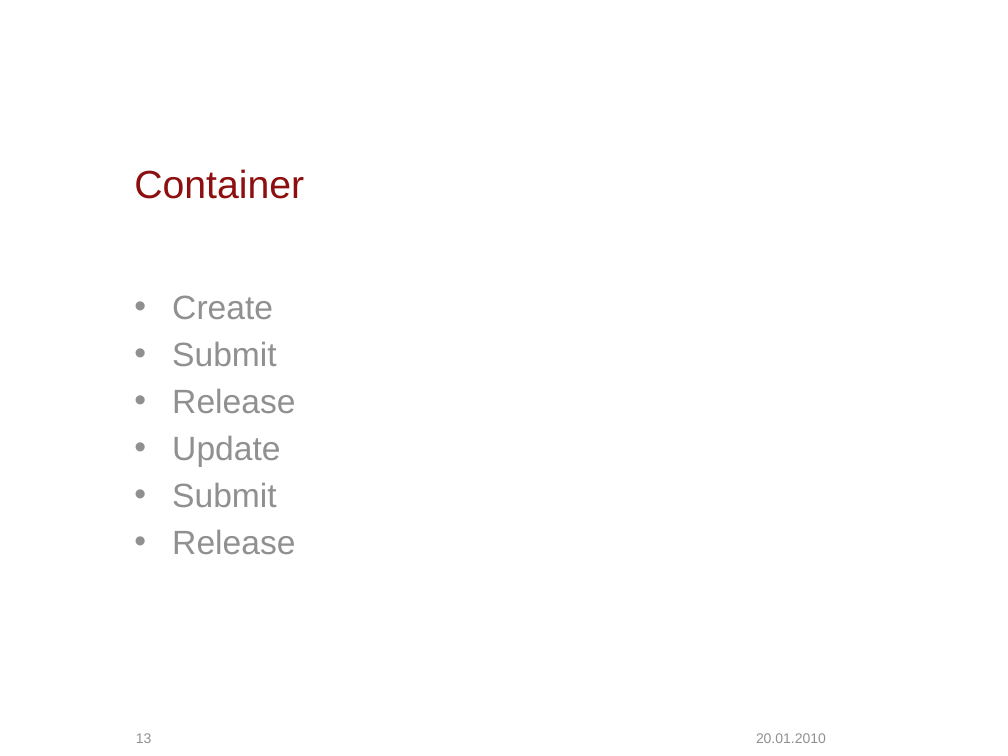
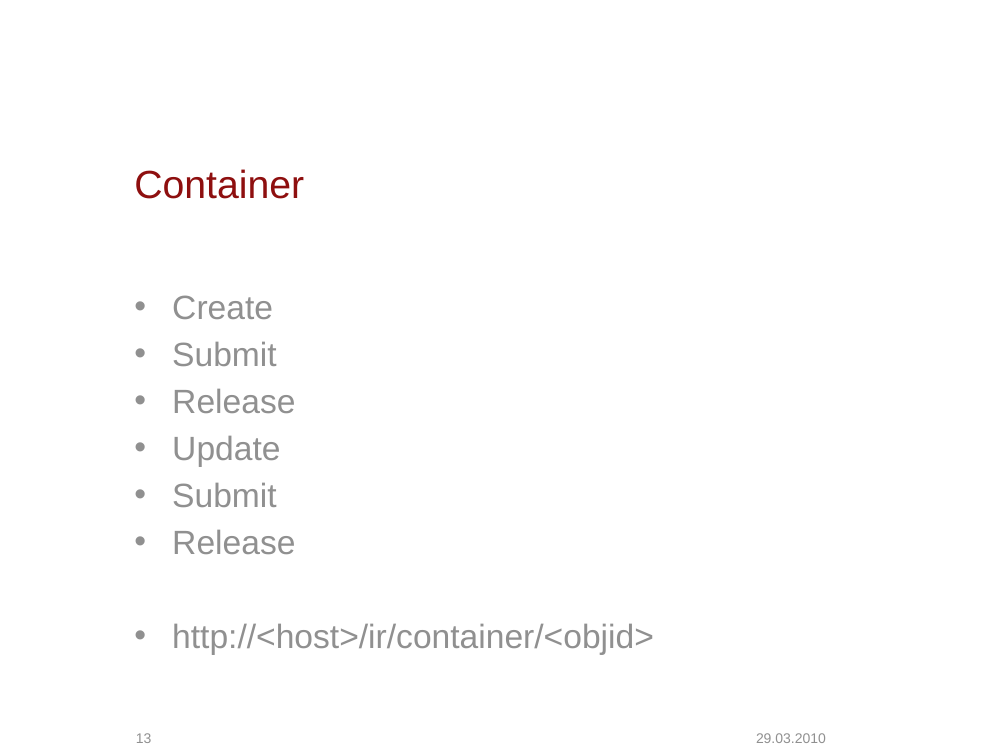
Before and after one commit to escidoc/escidoc-examples-old, a slide deck: slide 13 of doc/presentation.pptx. Drawn at 1008x756 pixels with LibreOffice and Linux fonts; fonts in the diff are those of the drawing; background and template pictures are left out. Boxes give left, top, right and bottom in pixels: in the first picture for what was removed or moved away, otherwise in the second. Text is boxed around its words. In the diff, an @@ line names an element or a change of style, - is before the commit and + after.

```diff
--- a/doc/presentation.pptx
+++ b/doc/presentation.pptx
@@ text at (172, 623, 654, 655): paragraph added @@
+• http://<host>/ir/container/<objid>
@@ text at (756, 733, 826, 743): text changed @@
-20.01.2010
+29.03.2010
```
Also in this commit, not shown: 14 other slides changed, 1 slide added.
